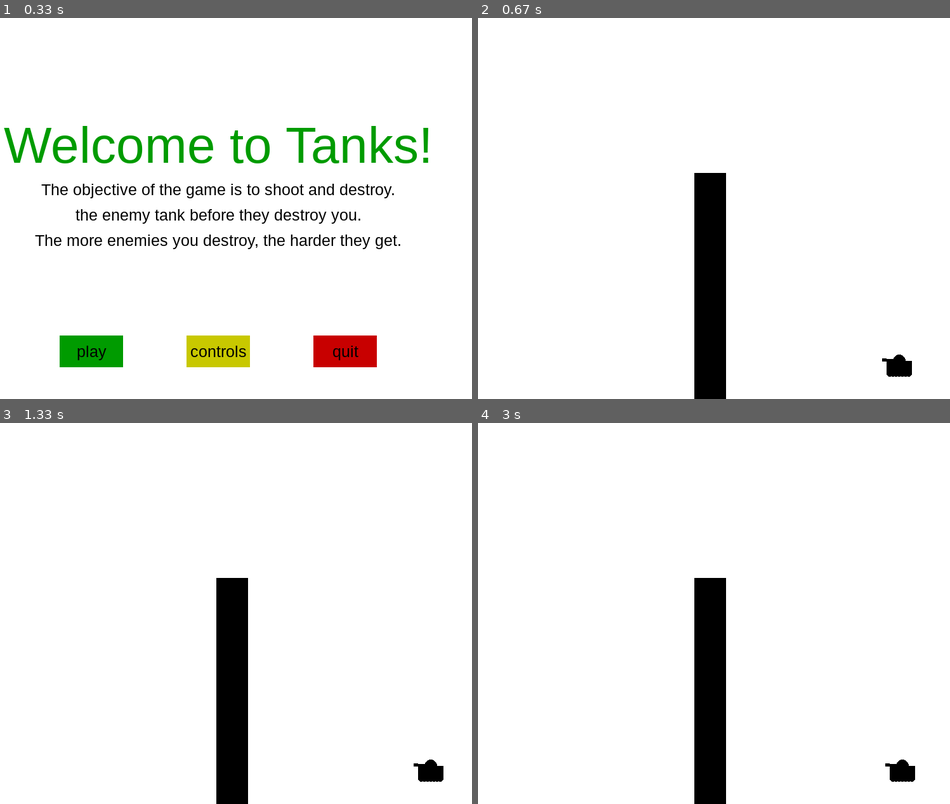
Above: before the commit, frames 1-4 (two rows, left to right).
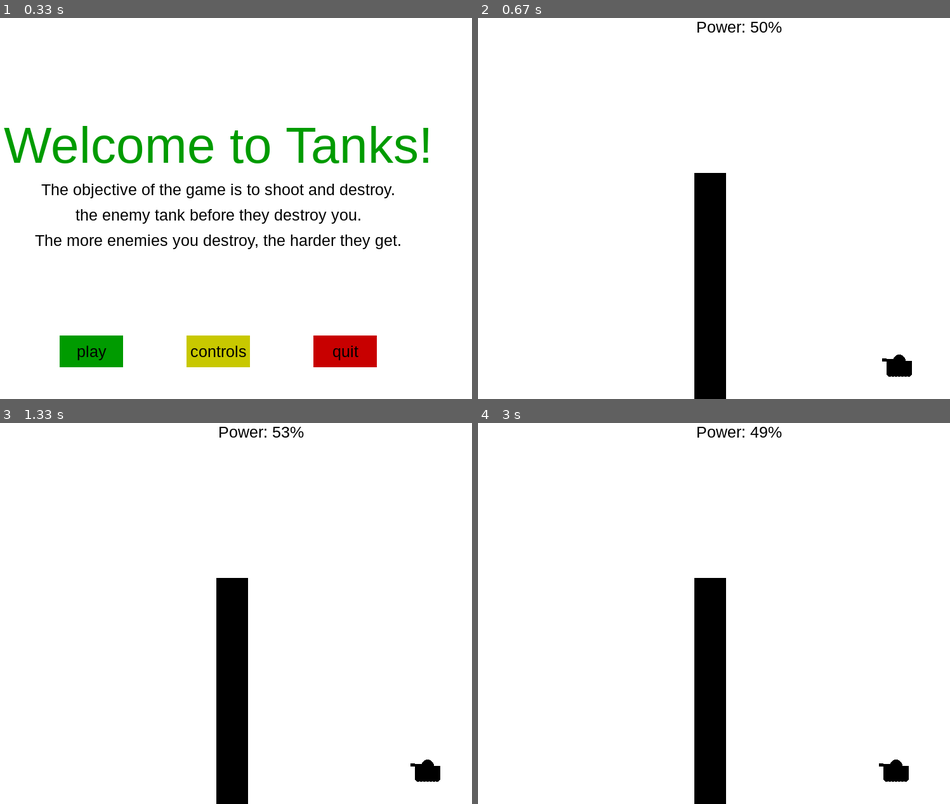
Above: after the commit, the same moments.

Repository: ioarun/pygame-robotics
Game: pygame game, started from tank-game/tank-game.py
Same seed, same stepped clock (60 frames per second), same inputs: the game is played once before the commit and once after it. The source is Python 2; it was converted automatically to run under Python 3.
Inputs:
- Up to frame 1 (0.33 s): no input
- Up to frame 2 (0.67 s): click "play" at 0.42 s
- Up to frame 3 (1.33 s): tap Space at 0.67 s; hold D from 1 s (still down); hold Right from 1 s (still down)
- Up to frame 4 (3 s): release D at 1.47 s; release Right at 1.47 s; hold D 1.5-1.97 s; hold Right 1.5-1.97 s; hold A 2-2.53 s; hold Left 2-2.53 s; hold A 2.57-2.97 s; hold Left 2.57-2.97 s

Frame 1 is identical in both runs. In frame 2, 0.2% of the frame differs, in the area x 46-65%, y 1-4%; in frame 3, 0.3%; in frame 4, 0.4%, in the area x 46-93%, y 1-95%.

Commit message:
Add fire power

Diff:
--- a/tank-game/tank-game.py
+++ b/tank-game/tank-game.py
@@ -1,4 +1,4 @@
-# The tank game
+# The tank game - shoot and destroy the enemy tank
 
 import pygame
 import time
@@ -142,11 +142,11 @@
 	pygame.draw.rect(gameDisplay, black,[xlocation, display_height-randomHeight, barrier_width, randomHeight])
 
 
-def fireShell(xy, tankx, tanky, turPos):
+def fireShell(xy, tankx, tanky, turPos, gun_power):
 	fire = True
 
 	startingShell = list(xy) # from tuple to list conversion
-	print ("FIRE!", xy)
+	# print ("FIRE!", xy)
 
 	while fire:
 		for event in pygame.event.get():
@@ -154,13 +154,13 @@
 				pygame.quit()
 				quit()
 
-		print startingShell[0], startingShell[1]
+		# print startingShell[0], startingShell[1]
 		pygame.draw.circle(gameDisplay, red, (startingShell[0], startingShell[1]), 5)
 
 		startingShell[0] -= (12 - turPos)*2
 
 		# y = x**2
-		startingShell[1] += int((((startingShell[0] - xy[0])*0.01)**2) - (turPos + turPos/(12-turPos)))
+		startingShell[1] += int((((startingShell[0] - xy[0])*0.015)**2) - (turPos + turPos/(12-turPos)))
 
 		if startingShell[1] > display_height:
 			fire = False
@@ -168,6 +168,36 @@
 		pygame.display.update()
 		clock.tick(60)
 
+def fireShell2(xy, tankx, tanky, turPos, gun_power):
+	fire = True
+
+	startingShell = list(xy) # from tuple to list conversion
+	# print ("FIRE!", xy)
+	while fire:
+		for event in pygame.event.get():
+			if event.type == pygame.QUIT:
+				pygame.quit()
+				quit()
+
+		# print startingShell[0], startingShell[1]
+		pygame.draw.circle(gameDisplay, red, (startingShell[0], startingShell[1]), 5)
+
+		startingShell[0] -= (12 - turPos)*2
+
+		# y = x**2
+		startingShell[1] += int((((startingShell[0] - xy[0])*0.015/(gun_power/50.0))**2) - (turPos + turPos/(12-turPos)))
+
+		if startingShell[1] > display_height:
+			fire = False
+
+		pygame.display.update()
+		clock.tick(60)
+
+
+
+def power(level):
+	text = smallfont.render("Power: "+str(level)+"%",True, black)
+	gameDisplay.blit(text, [display_width/2, 0])
 
 def game_intro():
 
@@ -272,6 +302,9 @@
 
 	currentTurPos = 0
 	changeTur = 0
+
+	fire_power = 50
+	power_change = 0
 
 	xlocation = (display_width/2)+random.randint(-0.2*display_width,0.2*display_width)
 	randomHeight = random.randrange(display_height*0.1, display_height*0.6)
@@ -319,7 +352,13 @@
 					pause()
 				elif event.key == pygame.K_SPACE:
 					# argument = turret location
-					fireShell(gun, mainTankX, mainTankY, currentTurPos)
+					# fireShell(gun, mainTankX, mainTankY, currentTurPos, fire_power)
+					fireShell2(gun, mainTankX, mainTankY, currentTurPos, fire_power)
+
+				elif event.key == pygame.K_a:
+					power_change = -1
+				elif event.key == pygame.K_d:
+					power_change = 1
 
 			elif event.type == pygame.KEYUP:
 				if event.key == pygame.K_LEFT or event.key == pygame.K_RIGHT:
@@ -327,6 +366,9 @@
 
 				if event.key == pygame.K_UP or event.key == pygame.K_DOWN:
 					changeTur = 0
+
+				if event.key == pygame.K_a or event.key == pygame.K_d:
+					power_change = 0
 
 		mainTankX += tankMove
 
@@ -341,6 +383,11 @@
 		if mainTankX - (tankWidth/2)  < xlocation + barrier_width:
 			mainTankX += 5
 
+		fire_power += power_change
+
+		# display the fire_power
+		power(fire_power)
+
 		barrier(xlocation, randomHeight, barrier_width)
 
 		pygame.display.update()
